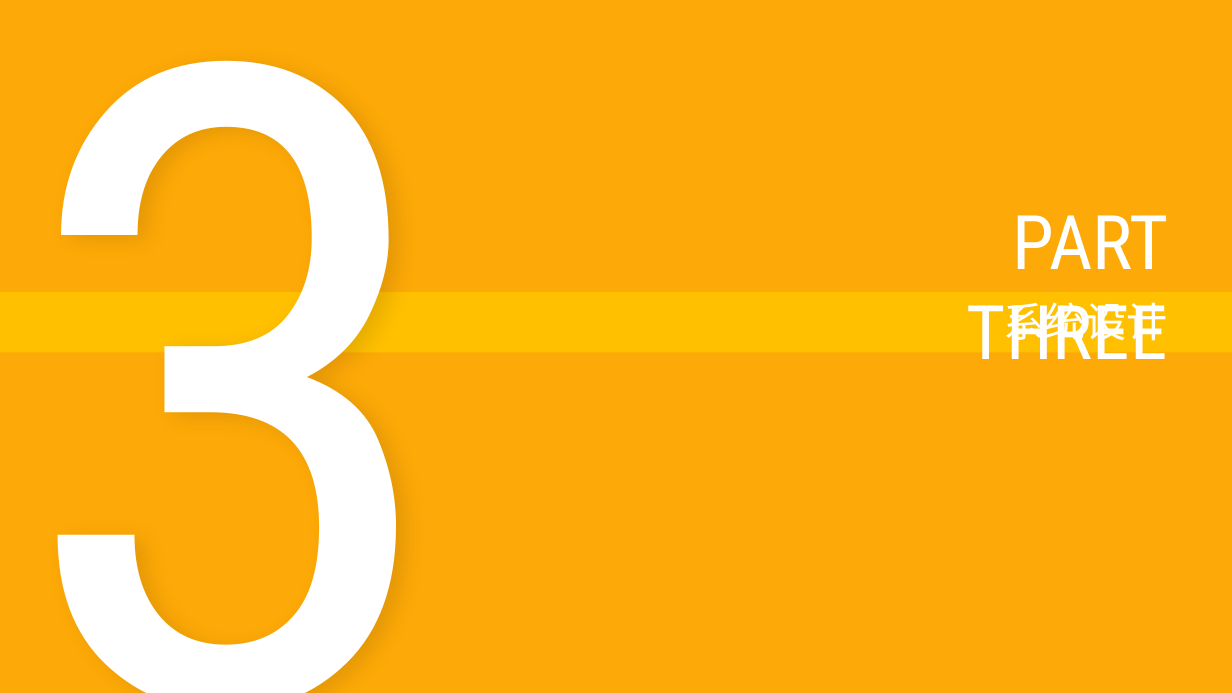
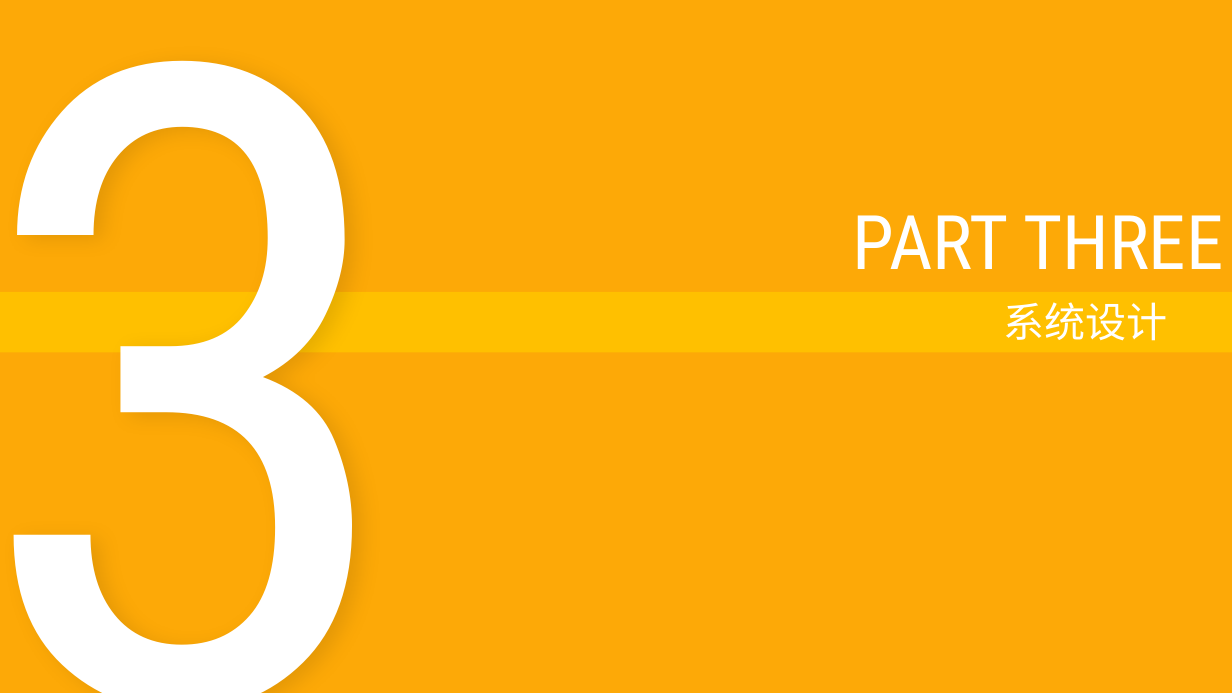
Before and after one commit to Novemser/calabashbrothersfight, a slide deck: slide 7 of presentation.pptx. Drawn at 1232x693 pixels with LibreOffice and Linux fonts; fonts in the diff are those of the drawing. Boxes give left, top, right and bottom in pixels: in the first picture for what was removed or moved away, otherwise in the second. Text is boxed around its words. In the diff, an @@ line names an element or a change of style, - is before the commit and + after.

```diff
--- a/presentation.pptx
+++ b/presentation.pptx
@@ text "3" rewrapped from (x1=4, y1=0, x2=505, y2=693) to (x1=0, y1=0, x2=549, y2=693) @@
@@ text "PART THREE" rewrapped from (x1=967, y1=215, x2=1169, y2=359) to (x1=853, y1=215, x2=1224, y2=269) @@
@@ text "系统设计" rewrapped from (x1=1003, y1=302, x2=1167, y2=348) to (x1=1003, y1=302, x2=1167, y2=341) @@
```
Also in this commit, not shown: 8 other slides changed, 2 slides added, 4 slides removed, 1 other file.
